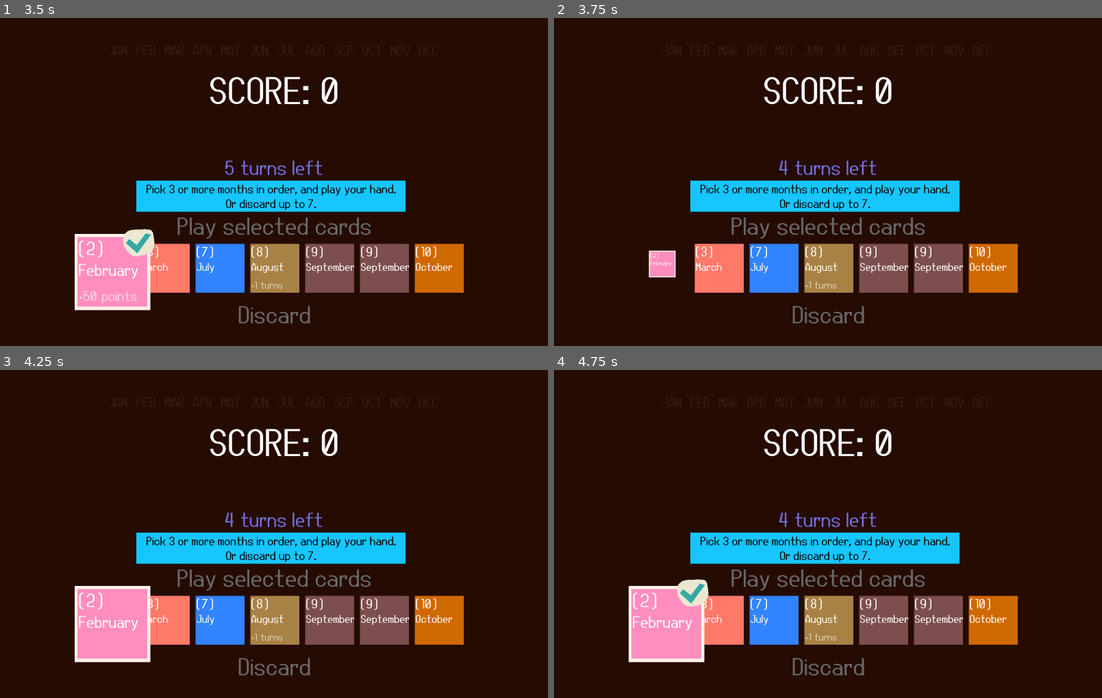
Above: before the commit, frames 1-4 (two rows, left to right).
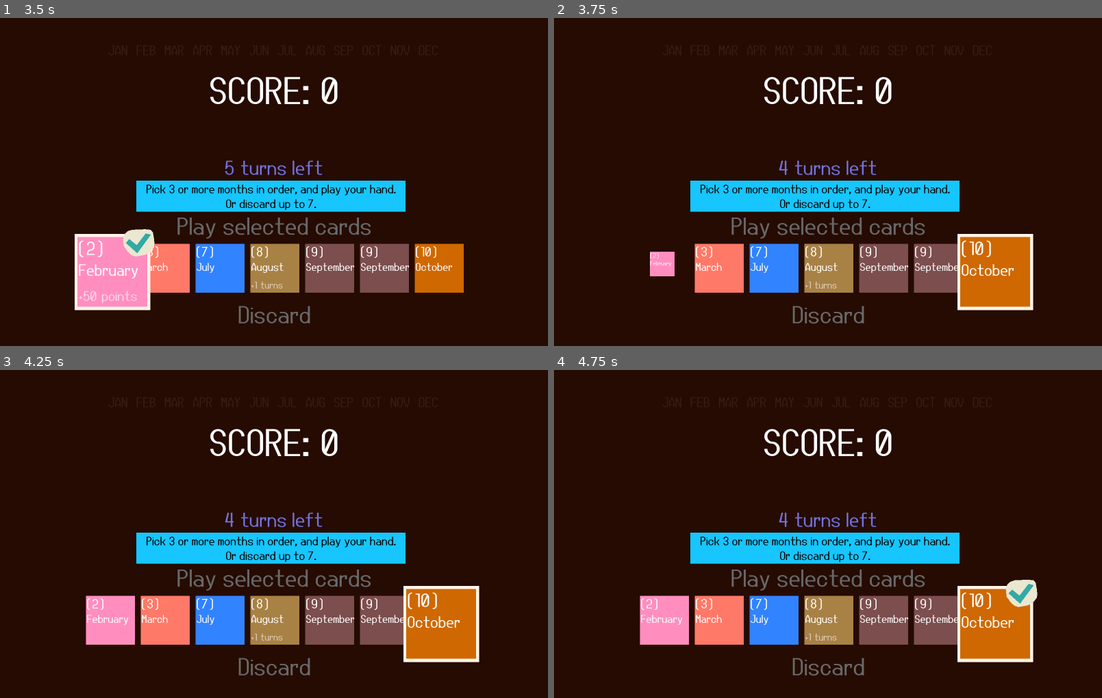
Above: after the commit, the same moments.

Repository: markeryjane/seeker
Game: Godot game, scene res://scenes/title_screen.tscn
Two runs of this game, one before a commit and one after it. Both use one fixed random seed, a clock stepped at 60 frames per second and the inputs below.
Inputs:
- Up to frame 1 (3.5 s): tap Space at 0.5 s; hold Right (ui_right) 0.53-1.28 s; tap Enter (ui_accept) at 0.6, 0.77, 1.07, 1.52, 1.55, 1.82, 2.3, 2.75, 2.85, 3.02, 3.32 s; hold Down (ui_down) 1.28-2.03 s; tap Z (discard) at 1.35 s; hold Right (ui_right) 2.03-2.78 s; tap X (play_hand) at 2.1 s; hold Up (ui_up) from 2.78 s (still down)
- Up to frame 2 (3.75 s): release Up (ui_up) at 3.53 s; hold Left (ui_left) from 3.53 s (still down); tap Z (discard) at 3.6 s
- Up to frame 3 (4.25 s): keep holding Left (ui_left); tap Enter (ui_accept) at 3.77, 3.8, 4.07 s
- Up to frame 4 (4.75 s): keep holding Left (ui_left); tap X (play_hand) at 4.35 s; tap Enter (ui_accept) at 4.52, 4.55 s

Frame 1 is identical in both runs. In frame 2, 2.3% of the frame differs, in the area x 17-88%, y 65-90%; in frame 3, 4.3%; in frame 4, 4.6%, in the area x 13-89%, y 63-90%.

Commit message:
tutorial never ends

Diff:
--- a/scenes/main_scene.gd
+++ b/scenes/main_scene.gd
@@ -159,12 +159,18 @@
 		pop_up_selected_card()
 
 		if Input.is_action_just_pressed("ui_left"):
-			selection_index = max(0, selection_index-1)
+			#selection_index = max(0, selection_index-1)
+			selection_index -= 1
+			if selection_index < 0:
+				selection_index = max_hand_size
 			pop_up_selected_card()
 			move_cursor_sfx.play()
 
 		if Input.is_action_just_pressed("ui_right"):
-			selection_index = min(hand.size()-1, selection_index+1)
+			#selection_index = min(hand.size()-1, selection_index+1)
+			selection_index += 1
+			if selection_index > hand.size()-1:
+				selection_index = 0
 			pop_up_selected_card()
 			move_cursor_sfx.play()
 
--- a/tutorial.gd
+++ b/tutorial.gd
@@ -2,15 +2,22 @@
 @onready var play_label: Label = %PlayLabel
 
 var level = 0
+
+var has_seen_tutorial = false
+
 
 # Called when the node enters the scene tree for the first time.
 func _ready() -> void:
 	SignalBus.connect("played_hand", just_played_hand)
 
 
+
+
 # Called every frame. 'delta' is the elapsed time since the previous frame.
 func _process(delta: float) -> void:
-	pass
+	if has_seen_tutorial:
+		visible = false
+		play_label.text = ""
 
 func just_played_hand():
 	print("played hand")
@@ -23,3 +30,4 @@
 	if level == 3:
 		play_label.text = ""
 		visible = false
+		has_seen_tutorial = true
